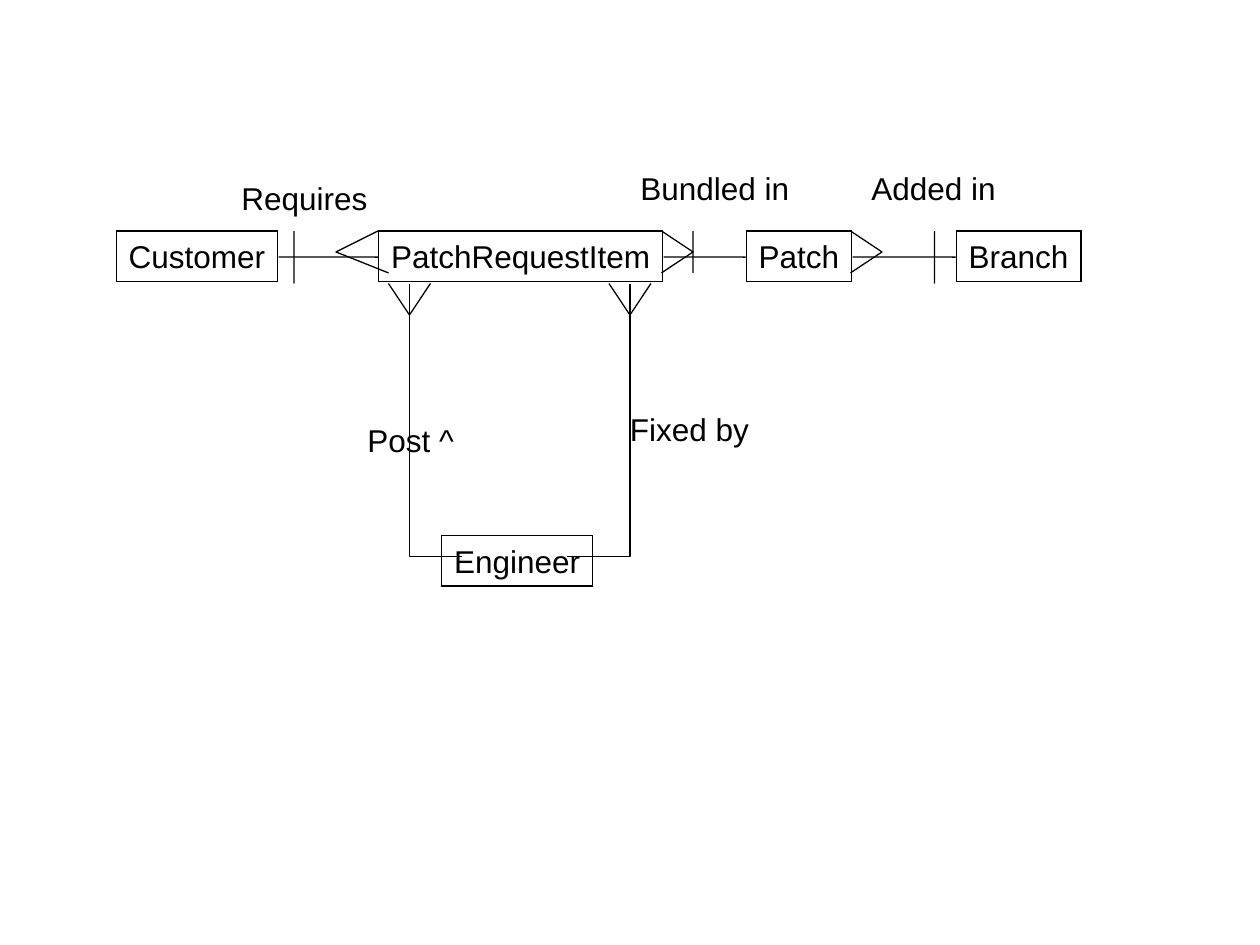
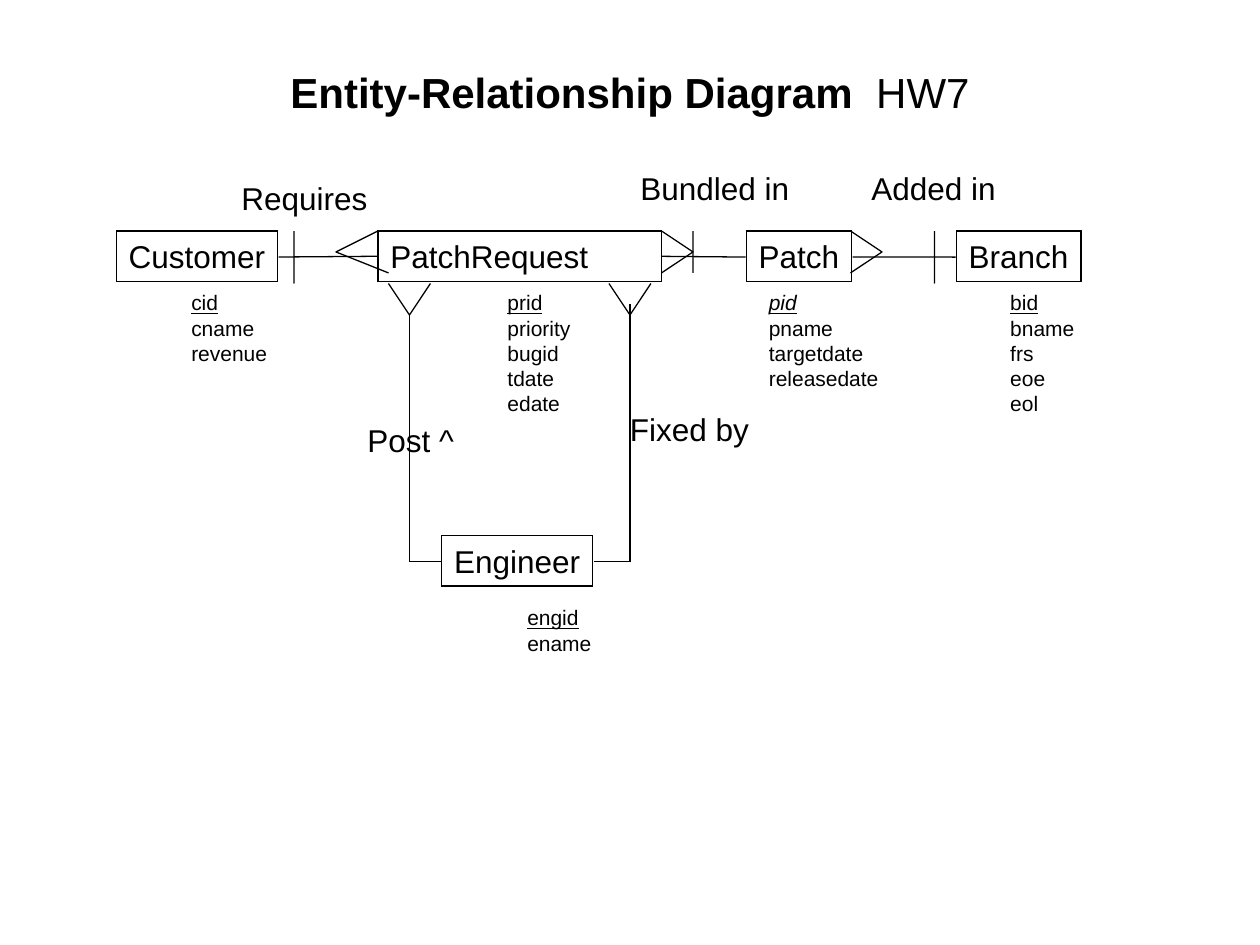
Before and after one commit to kimcharli/src-pe-tools, a slide deck: slide 6 of classes/CS579/dbclass/Project.ppt. Drawn at 1260x945 pixels with LibreOffice and Linux fonts; fonts in the diff are those of the drawing. Boxes give left, top, right and bottom in pixels: in the first picture for what was removed or moved away, otherwise in the second. Text is boxed around its words. In the diff, an @@ line names an element or a change of style, - is before the commit and + after.

```diff
--- a/classes/CS579/dbclass/Project.ppt
+++ b/classes/CS579/dbclass/Project.ppt
@@ title added at box(290, 77, 969, 116), 24 pt, text #000000, bold @@
+Entity-Relationship Diagram HW7
@@ text in rectangle at box(390, 245, 588, 274): text changed @@
-PatchRequestItem
+PatchRequest
@@ text added at box(191, 294, 267, 362), 12 pt, text #000000 @@
+cid
+cname
+revenue
@@ freeform shape removed at box(410, 284, 462, 557) @@
@@ text added at box(507, 294, 570, 412), 12 pt, text #000000 @@
+prid
+priority
+bugid
+tdate
+edate
@@ freeform shape removed at box(567, 284, 630, 557) @@
@@ text added at box(769, 294, 878, 387), 12 pt, text #000000 @@
+pid
+pname
+targetdate
+releasedate
@@ text added at box(1010, 294, 1074, 412), 12 pt, text #000000 @@
+bid
+bname
+frs
+eoe
+eol
@@ elbow line added from (441, 562) to (410, 315), #000000 0.74 pt @@
@@ elbow line added from (593, 562) to (630, 305), #000000 0.74 pt @@
@@ text added at box(527, 609, 591, 652), 12 pt, text #000000, underline @@
+engid
+ename
```
Also in this commit, not shown: 4 slides added, 1 other file.
